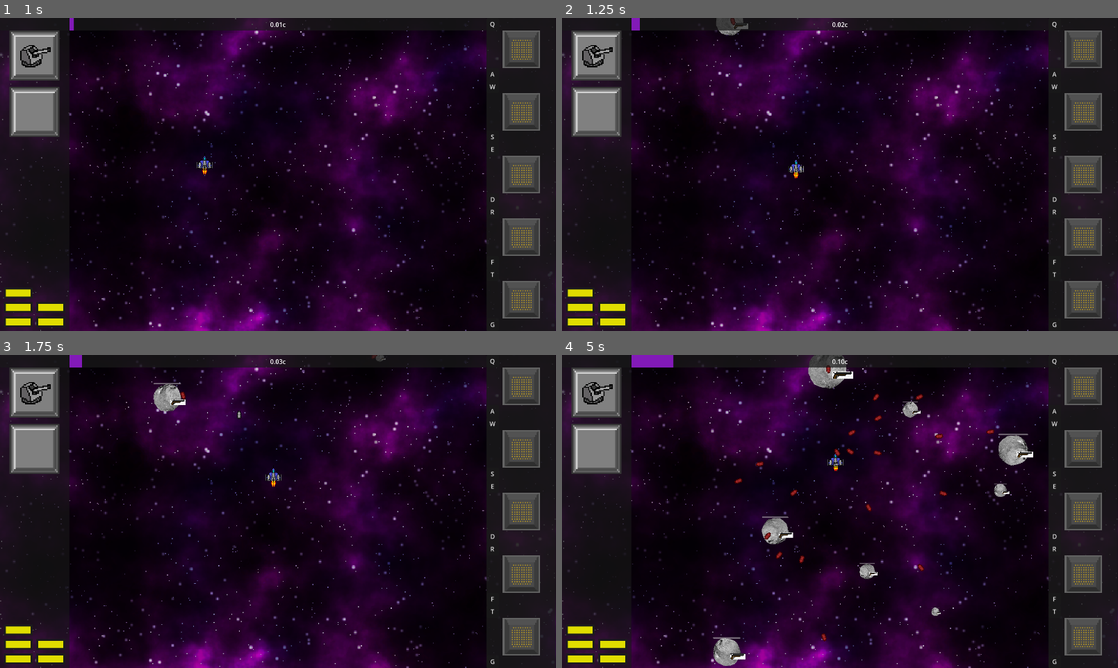
Above: before the commit, frames 1-4 (two rows, left to right).
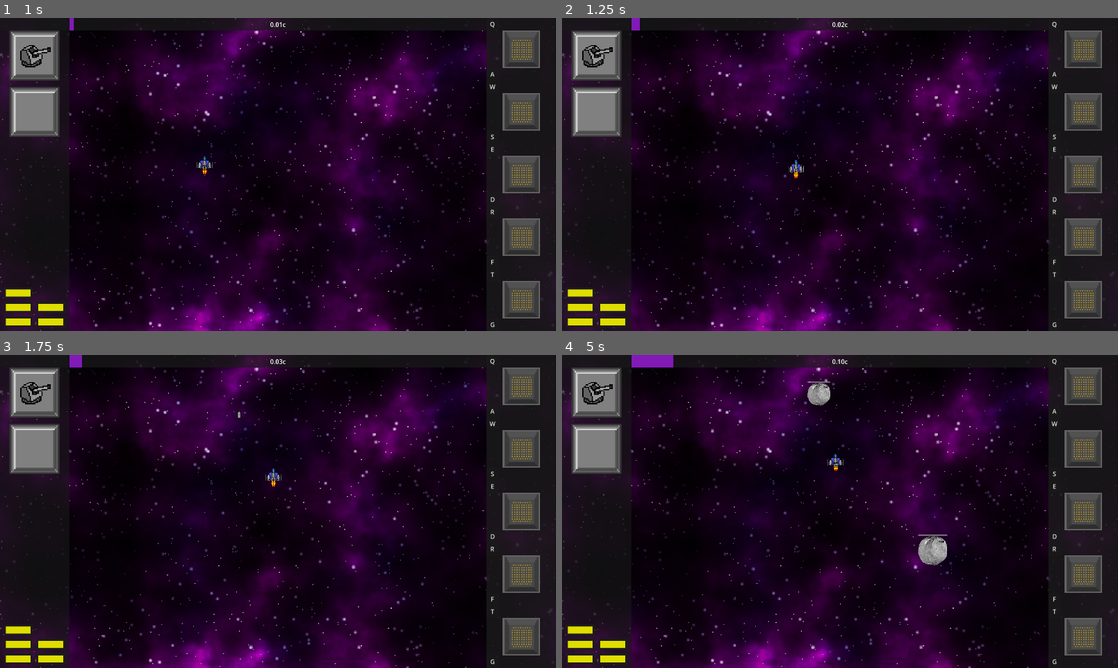
Above: after the commit, the same moments.

Repository: DigitsCodeCompendium/game.MJ198
Game: Godot game, scene res://scenes/title_screen/title_screen.tscn
Same seed, same stepped clock (60 frames per second), same inputs: the game is played once before the commit and once after it. The engine's default icon, where the game draws it, is replaced by a stand-in: a white triangle on a blue panel in a dark square.
Inputs:
- Up to frame 1 (1 s): click "Start Game" at 0.5 s
- Up to frame 2 (1.25 s): no input
- Up to frame 3 (1.75 s): click "Q" at 1.25 s
- Up to frame 4 (5 s): click "A" at 2 s; click "W" at 2.75 s; click "S" at 3.5 s; click "E" at 4.25 s

Frame 1 is identical in both runs. In frame 2, 0.2% of the frame differs, in the area x 27-34%, y 0-6%; in frame 3, 0.4%; in frame 4, 3.1%, in the area x 27-85%, y 0-100%.

Commit message:
Implement overengineered enemy spawning solution

Diff:
--- /dev/null
+++ b/resources/enemy_spawn/asteroid_spawn.tres
@@ -0,0 +1,46 @@
+[gd_resource type="Resource" script_class="EnemySpawnPattern" load_steps=13 format=3 uid="uid://ckbj4ecgkde82"]
+
+[ext_resource type="Script" uid="uid://c2w1qo8e6vrhw" path="res://scenes/enemies/spawning/enemy_spawn_pattern_entry.gd" id="1_5t86p"]
+[ext_resource type="Script" uid="uid://b4rcup02wd1hy" path="res://scenes/enemies/spawning/enemy_spawn_pattern.gd" id="2_3v4av"]
+[ext_resource type="PackedScene" uid="uid://cdoqsejbi7fcx" path="res://scenes/enemies/asteroid.tscn" id="2_x18jk"]
+[ext_resource type="Script" uid="uid://20wcajr3o32k" path="res://scenes/enemies/spawning/simple_enemy_spawn.gd" id="3_bd1g0"]
+[ext_resource type="Script" uid="uid://c23pk8vi40nqa" path="res://scenes/enemies/spawning/base_random_property.gd" id="4_bji2v"]
+[ext_resource type="Script" uid="uid://bumlyigncsmdy" path="res://scenes/enemies/spawning/random_vector2_property.gd" id="5_6dtxk"]
+[ext_resource type="Script" uid="uid://dep3eiqtl26qi" path="res://scenes/enemies/spawning/random_property_enemy_spawn.gd" id="6_366da"]
+
+[sub_resource type="Resource" id="Resource_ryrru"]
+script = ExtResource("3_bd1g0")
+enemy = ExtResource("2_x18jk")
+metadata/_custom_type_script = "uid://20wcajr3o32k"
+
+[sub_resource type="Resource" id="Resource_a3bpv"]
+script = ExtResource("5_6dtxk")
+min_value = Vector2(-10, 200)
+max_value = Vector2(10, 200)
+property_name = "velocity"
+metadata/_custom_type_script = "uid://bumlyigncsmdy"
+
+[sub_resource type="Resource" id="Resource_6dtxk"]
+script = ExtResource("5_6dtxk")
+min_value = Vector2(1, 1)
+max_value = Vector2(5, 5)
+diagonal = true
+property_name = "scale"
+metadata/_custom_type_script = "uid://bumlyigncsmdy"
+
+[sub_resource type="Resource" id="Resource_t8ix5"]
+script = ExtResource("6_366da")
+enemy_spawn = SubResource("Resource_ryrru")
+random_properties = Array[ExtResource("4_bji2v")]([SubResource("Resource_a3bpv"), SubResource("Resource_6dtxk")])
+metadata/_custom_type_script = "uid://dep3eiqtl26qi"
+
+[sub_resource type="Resource" id="Resource_bji2v"]
+script = ExtResource("1_5t86p")
+enemy_spawn = SubResource("Resource_t8ix5")
+random_offset = Vector2(400, 0)
+metadata/_custom_type_script = "uid://c2w1qo8e6vrhw"
+
+[resource]
+script = ExtResource("2_3v4av")
+pattern = Array[ExtResource("1_5t86p")]([SubResource("Resource_bji2v")])
+metadata/_custom_type_script = "uid://b4rcup02wd1hy"
--- /dev/null
+++ b/resources/enemy_spawn/asteroid_spawn_test.tres
@@ -0,0 +1,22 @@
+[gd_resource type="Resource" script_class="EnemySpawnPattern" load_steps=7 format=3 uid="uid://besef6r4oleox"]
+
+[ext_resource type="Script" uid="uid://c2w1qo8e6vrhw" path="res://scenes/enemies/spawning/enemy_spawn_pattern_entry.gd" id="1_ddrko"]
+[ext_resource type="PackedScene" uid="uid://wc042h4gthjf" path="res://scenes/enemies/asteroid_with_gun.tscn" id="2_pimrc"]
+[ext_resource type="Script" uid="uid://20wcajr3o32k" path="res://scenes/enemies/spawning/simple_enemy_spawn.gd" id="3_lm1rw"]
+[ext_resource type="Script" uid="uid://b4rcup02wd1hy" path="res://scenes/enemies/spawning/enemy_spawn_pattern.gd" id="8_k2gob"]
+
+[sub_resource type="Resource" id="Resource_pimrc"]
+script = ExtResource("3_lm1rw")
+enemy = ExtResource("2_pimrc")
+metadata/_custom_type_script = "uid://20wcajr3o32k"
+
+[sub_resource type="Resource" id="Resource_bji2v"]
+script = ExtResource("1_ddrko")
+enemy_spawn = SubResource("Resource_pimrc")
+random_offset = Vector2(400, 0)
+metadata/_custom_type_script = "uid://c2w1qo8e6vrhw"
+
+[resource]
+script = ExtResource("8_k2gob")
+pattern = Array[ExtResource("1_ddrko")]([SubResource("Resource_bji2v")])
+metadata/_custom_type_script = "uid://b4rcup02wd1hy"
--- /dev/null
+++ b/scenes/enemies/spawning/base_enemy_spawn.gd
@@ -0,0 +1,7 @@
+# Represents a "spawn slot" for a single enemy
+@abstract
+extends Resource
+class_name BaseEnemySpawn
+
+@abstract
+func instantiate_enemy(rand: RandomNumberGenerator) -> Node2D
--- /dev/null
+++ b/scenes/enemies/spawning/base_random_property.gd
@@ -0,0 +1,8 @@
+@abstract
+extends Resource
+class_name BaseRandomProperty
+
+@export var property_name: String
+
+@abstract
+func apply_property(target: Node, rand: RandomNumberGenerator)
--- /dev/null
+++ b/scenes/enemies/spawning/enemy_spawn_pattern.gd
@@ -0,0 +1,22 @@
+# represents a group of enemies attempting to spawn
+# for example, a square formation of enemies
+extends Resource
+class_name EnemySpawnPattern
+
+@export var pattern: Array[EnemySpawnPatternEntry] = []
+
+func do_spawn(parent: Node2D, position: Vector2, rand: RandomNumberGenerator):
+	for entry in pattern:
+		var enemy = entry.enemy_spawn.instantiate_enemy(rand)
+		if enemy == null:
+			continue
+
+		var offset = entry.base_offset
+		if entry.normal_dist:
+			offset += Vector2(rand.randfn(0, entry.random_offset.x), rand.randfn(0, entry.rand_offset.y))
+		else:
+			offset += Vector2(rand.randf_range(-entry.random_offset.x, entry.random_offset.x), rand.randf_range(-entry.random_offset.y, entry.random_offset.y))
+
+		enemy.position = position + offset
+		parent.add_child(enemy)
+		print("Spawning %s at %s" % [enemy.name, enemy.position])
--- /dev/null
+++ b/scenes/enemies/spawning/enemy_spawn_pattern_entry.gd
@@ -0,0 +1,7 @@
+extends Resource
+class_name EnemySpawnPatternEntry
+
+@export var enemy_spawn: BaseEnemySpawn # The source for the enemy
+@export var base_offset: Vector2 # The base offset to apply
+@export var random_offset: Vector2 # Random offset on top of base offset. Interpretation depends on normal_dist
+@export var normal_dist: bool # If true, random offset is a normal distribution with the components as stdev. If false, random offset is in a box from (-x,-y) to (x,y).
--- /dev/null
+++ b/scenes/enemies/spawning/enemy_spawner.gd
@@ -0,0 +1,16 @@
+extends Node
+
+@export var asteroid_spawn_pattern: EnemySpawnPattern
+
+@export var asteroid_spawn_timer: float = 2
+var _spawn_timer = 0
+
+@onready var rand = RandomNumberGenerator.new()
+
+func _process(delta):
+	_spawn_timer += delta
+
+	if _spawn_timer > asteroid_spawn_timer:
+		_spawn_timer -= asteroid_spawn_timer
+
+		asteroid_spawn_pattern.do_spawn(get_parent(), Vector2(700, 20), rand)
--- /dev/null
+++ b/scenes/enemies/spawning/random_choice_enemy_spawn.gd
@@ -0,0 +1,15 @@
+extends BaseEnemySpawn
+class_name RandomEnemySpawn
+
+@export var spawn_table: Dictionary[PackedScene, float] = {}
+
+func instantiate_enemy(rand: RandomNumberGenerator):
+	assert(len(spawn_table) > 0)
+	var enemies = spawn_table.keys()
+	var weights = enemies.map(func(e): return spawn_table[e])
+	var enemy_scene = enemies[rand.rand_weighted(weights)]
+
+	if enemy_scene == null:
+		return null
+
+	return enemy_scene.instantiate()
--- /dev/null
+++ b/scenes/enemies/spawning/random_float_property.gd
@@ -0,0 +1,8 @@
+extends BaseRandomProperty
+class_name RandomFloatProperty
+
+@export var min_value: float
+@export var max_value: float
+
+func apply_property(target: Node, rand: RandomNumberGenerator):
+	target.set(property_name, rand.randf_range(min_value, max_value))
--- /dev/null
+++ b/scenes/enemies/spawning/random_int_property.gd
@@ -0,0 +1,8 @@
+extends BaseRandomProperty
+class_name RandomIntProperty
+
+@export var min_value: int
+@export var max_value: int
+
+func apply_property(target: Node, rand: RandomNumberGenerator):
+	target.set(property_name, rand.randi_range(min_value, max_value))
--- /dev/null
+++ b/scenes/enemies/spawning/random_normal_float_property.gd
@@ -0,0 +1,8 @@
+extends BaseRandomProperty
+class_name RandomNormalFloatProperty
+
+@export var mean: float
+@export var stdev: float
+
+func apply_property(target: Node, rand: RandomNumberGenerator):
+	target.set(property_name, rand.randfn(mean, stdev))
--- /dev/null
+++ b/scenes/enemies/spawning/random_property_enemy_spawn.gd
@@ -0,0 +1,15 @@
+extends BaseEnemySpawn
+class_name RandomPropertyEnemySpawn
+
+@export var enemy_spawn: BaseEnemySpawn
+@export var random_properties: Array[BaseRandomProperty] = []
+
+func instantiate_enemy(rand: RandomNumberGenerator):
+	var enemy = enemy_spawn.instantiate_enemy(rand)
+	if enemy == null:
+		return null
+
+	for random_property in random_properties:
+		random_property.apply_property(enemy, rand)
+
+	return enemy
--- /dev/null
+++ b/scenes/enemies/spawning/random_vector2_property.gd
@@ -0,0 +1,15 @@
+extends BaseRandomProperty
+class_name RandomVector2Property
+
+@export var min_value: Vector2
+@export var max_value: Vector2
+@export var diagonal: bool # If true, forces the vector to be a linear interpolation of min to max
+
+func apply_property(target: Node, rand: RandomNumberGenerator):
+	if diagonal:
+		var t = rand.randf()
+		target.set(property_name, min_value.lerp(max_value, t))
+	else:
+		var x = rand.randf_range(min_value.x, max_value.x)
+		var y = rand.randf_range(min_value.y, max_value.y)
+		target.set(property_name, Vector2(x, y))
--- /dev/null
+++ b/scenes/enemies/spawning/simple_enemy_spawn.gd
@@ -0,0 +1,7 @@
+extends BaseEnemySpawn
+class_name SimpleEnemySpawn
+
+@export var enemy: PackedScene
+
+func instantiate_enemy(_rand: RandomNumberGenerator):
+	return enemy.instantiate()
--- a/scenes/game.gd
+++ b/scenes/game.gd
@@ -10,17 +10,15 @@
 
 # Called every frame. 'delta' is the elapsed time since the previous frame.
 func _process(delta: float) -> void:
-	spawn_timer_time += delta
-
-
-
-	if spawn_timer_time > spawn_timer:
-		spawn_timer_time = 0
-		var screen_size = get_viewport_rect().size
-
-		var asteroid = asteroid_scene.instantiate()
-		add_child(asteroid)
-		asteroid.launch(Vector2(randi_range(-10, 10), 200), Vector2(randi_range(playable_margins, screen_size.x-playable_margins),-20), randf_range(1, 5))
+	#spawn_timer_time += delta
+	#
+	#if spawn_timer_time > spawn_timer:
+		#spawn_timer_time = 0
+		#var screen_size = get_viewport_rect().size
+		#
+		#var asteroid = asteroid_scene.instantiate()
+		#add_child(asteroid)
+		#asteroid.launch(Vector2(randi_range(-10, 10), 200), Vector2(randi_range(playable_margins, screen_size.x-playable_margins),-20), randf_range(1, 5))
 
 	if Input.is_action_just_pressed("test_key"):
 		get_node("Player/Systems/ModuleSystem").set_module(0, load("res://resources/modules/firerate_module_1.tres"))
--- a/scenes/game.tscn
+++ b/scenes/game.tscn
@@ -1,12 +1,14 @@
-[gd_scene load_steps=15 format=3 uid="uid://dstd3l06i0olc"]
+[gd_scene load_steps=17 format=3 uid="uid://dstd3l06i0olc"]
 
 [ext_resource type="Script" uid="uid://bnrs5mhd1ryqc" path="res://scenes/game.gd" id="1_yqjtg"]
 [ext_resource type="PackedScene" uid="uid://cng1hdh4kuxrw" path="res://scenes/player/player.tscn" id="2_lnu2h"]
 [ext_resource type="PackedScene" uid="uid://xtgo77dwc7ui" path="res://scenes/background/background.tscn" id="2_p57ef"]
 [ext_resource type="Script" uid="uid://cvklcq5dvemhq" path="res://scenes/speed_control.gd" id="3_lbhrr"]
 [ext_resource type="PackedScene" uid="uid://bw2b7f2rjeelw" path="res://scenes/user_interface/user_interface.tscn" id="3_lnu2h"]
+[ext_resource type="Script" uid="uid://dyk1ykmfc3qsj" path="res://scenes/enemies/spawning/enemy_spawner.gd" id="4_ir15t"]
 [ext_resource type="Script" uid="uid://c76gyrf6d7soo" path="res://scenes/user_interface/ui_event_bus.gd" id="4_iywne"]
 [ext_resource type="Script" uid="uid://bmr07kofgmiyi" path="res://scenes/music_player.gd" id="4_p57ef"]
+[ext_resource type="Resource" uid="uid://ckbj4ecgkde82" path="res://resources/enemy_spawn/asteroid_spawn.tres" id="5_ca42v"]
 [ext_resource type="AudioStream" uid="uid://dgpfdmpuf5msg" path="res://assets/music_loop_v1_7_stages/game loop 1.mp3" id="5_kvuet"]
 [ext_resource type="AudioStream" uid="uid://dp6elfj1pe8lk" path="res://assets/music_loop_v1_7_stages/game loop 2.mp3" id="6_trtic"]
 [ext_resource type="AudioStream" uid="uid://dnkr3ff5ilv4j" path="res://assets/music_loop_v1_7_stages/game loop 3.mp3" id="7_ir15t"]
@@ -23,6 +25,10 @@
 [node name="Player" parent="." instance=ExtResource("2_lnu2h")]
 unique_name_in_owner = true
 
+[node name="EnemySpawner" type="Node" parent="."]
+script = ExtResource("4_ir15t")
+asteroid_spawn_pattern = ExtResource("5_ca42v")
+
 [node name="SpeedControl" type="Node" parent="."]
 script = ExtResource("3_lbhrr")
 linear_acceleration = 0.01
Not shown, added: scenes/enemies/spawning/base_enemy_spawn.gd.uid
Not shown, added: scenes/enemies/spawning/base_random_property.gd.uid
Not shown, added: scenes/enemies/spawning/enemy_spawn_pattern.gd.uid
Not shown, added: scenes/enemies/spawning/enemy_spawn_pattern_entry.gd.uid
Not shown, added: scenes/enemies/spawning/enemy_spawner.gd.uid
Not shown, added: scenes/enemies/spawning/random_choice_enemy_spawn.gd.uid
Not shown, added: scenes/enemies/spawning/random_float_property.gd.uid
Not shown, added: scenes/enemies/spawning/random_int_property.gd.uid
Not shown, added: scenes/enemies/spawning/random_normal_float_property.gd.uid
Not shown, added: scenes/enemies/spawning/random_property_enemy_spawn.gd.uid
Not shown, added: scenes/enemies/spawning/random_vector2_property.gd.uid
Not shown, added: scenes/enemies/spawning/simple_enemy_spawn.gd.uid
